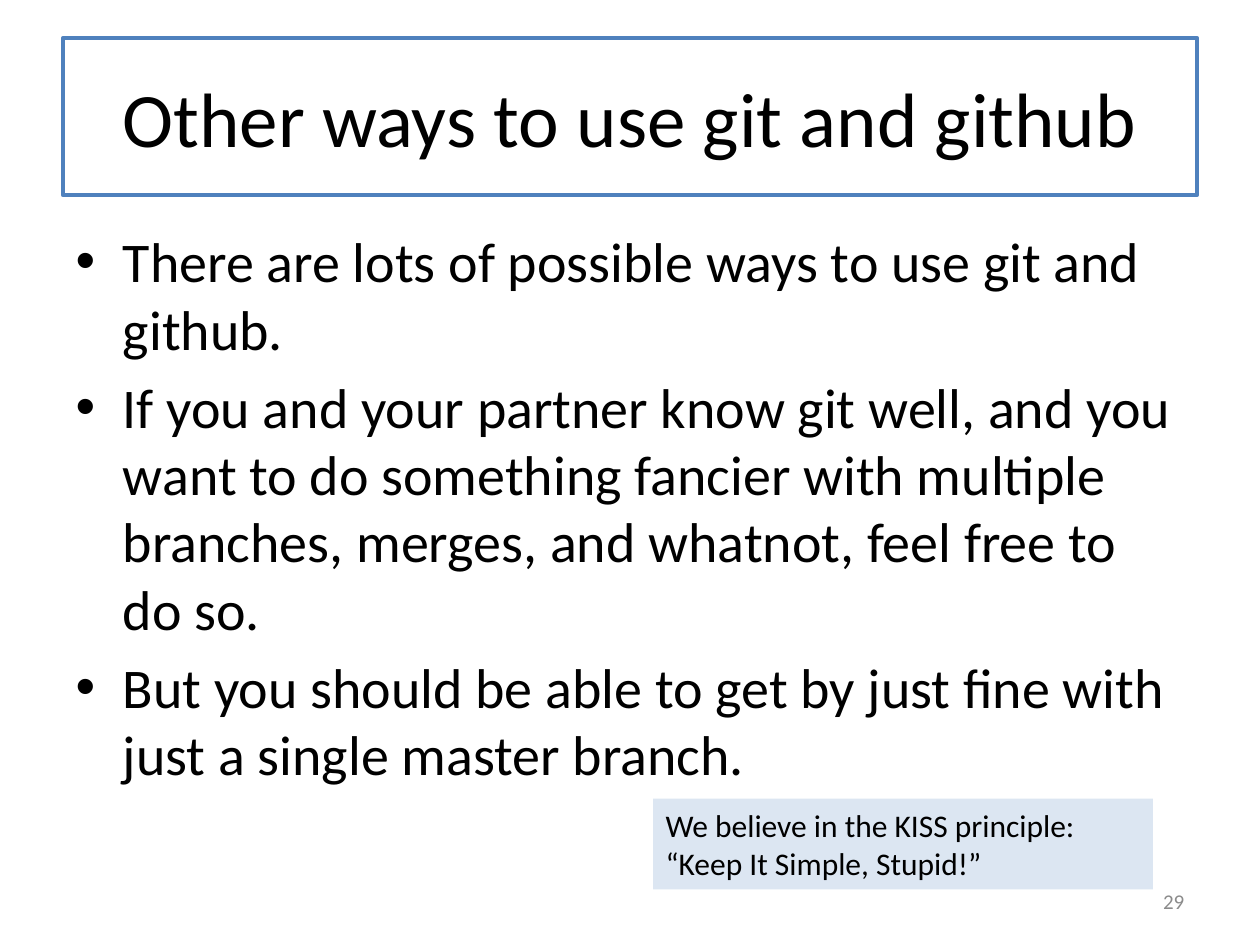
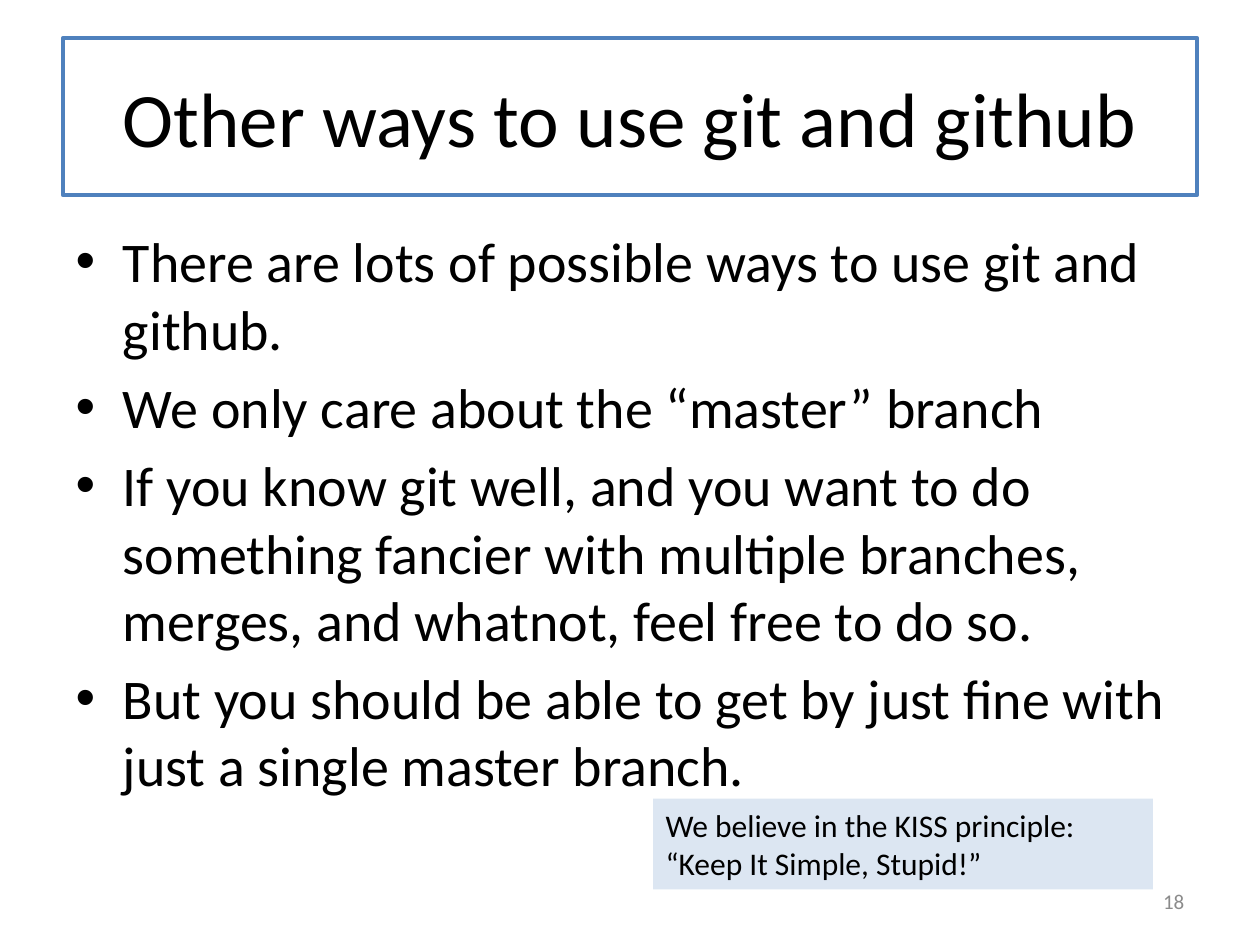
Before and after one commit to mwand/cs5010f17, a slide deck: slide 18 of Slides/Lesson 0.5 Introduction to Git.pptx (slide 29 before the commit). Drawn at 1260x945 pixels with LibreOffice and Linux fonts; fonts in the diff are those of the drawing. Boxes give left, top, right and bottom in pixels: in the first picture for what was removed or moved away, otherwise in the second. Text is boxed around its words. In the diff, an @@ line names an element or a change of style, - is before the commit and + after.

```diff
--- a/Slides/Lesson 0.5 Introduction to Git.pptx
+++ b/Slides/Lesson 0.5 Introduction to Git.pptx
@@ text at (x1=123, y1=387, x2=1080, y2=651): text changed @@
-• If you and your partner know git well, and you want to do something fancier with multiple branches, merges, and whatnot, feel free to do so.
+• We only care about the “master” branch
+• If you know git well, and you want to do something fancier with multiple branches, merges, and whatnot, feel free to do so.
@@ page number at (x1=1163, y1=895, x2=1184, y2=909): text changed @@
-29
+18
```
Also in this commit, not shown: 9 other slides changed, 2 slides added, 12 slides removed, 44 other files.
